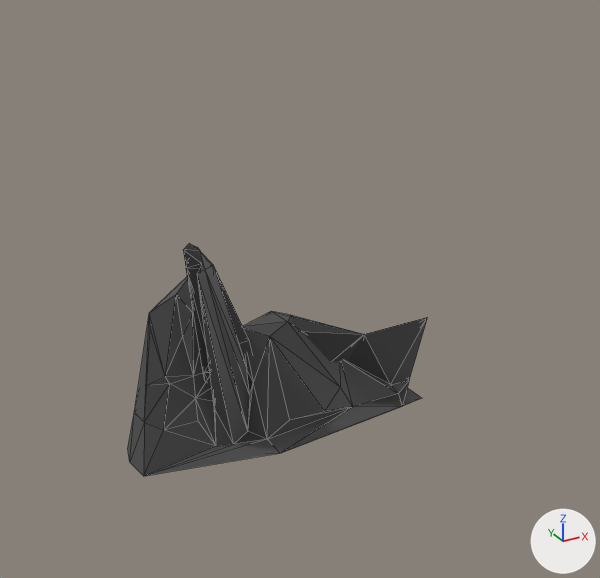
An edit to the FBX model Monster Snap/Assets/models/mountain/straight mountain.fbx, drawn before and after from the same camera.
Rendered twice from a camera (50 mm lens) standing at (-7.49, -14.51, 10.48) and looking at (0.47, -0.05, 3.25). Lighting does not change. The marker at lower right points along +X, +Y and +Z. Mesh edges are drawn as thin lines.

The scene before the commit, as lines of its bpy script (objects in view):
```python
me_cube = bpy.data.meshes.new('Cube')
me_cube.from_pydata(...)  # 103 vertices, 202 faces; spans x -1.0..1.0, y -1.3..1.0, z -58.9..1.0
me_cube.materials.append(mat_material)  # dark grey #4c4c4c
ob_cube = bpy.data.objects.new('Cube', me_cube)
ob_cube.location = (0.0, 0.0, 0.0)
ob_cube.rotation_euler = (0.0, 0.0, -3.142)  # degrees (0, 0, -180)
ob_cube.scale = (-3.5, -1.05, -0.0886)
```
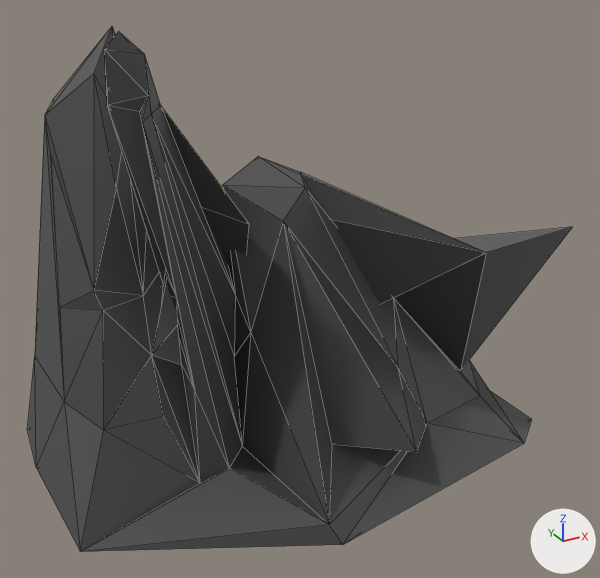
Commit message: - added big mountain model - added big mtn to scene - updated straight mountain model

Boxes (x1, y1, x2, y2) around the edits, measured in the pictures (600 x 578 px; the box of a moved part takes in the faces that stretch with it):
'Cube', surface changed, rescaled (82% wider, 125% taller)
    before: (128, 243, 427, 476)
    after: (27, 27, 572, 552)
part 1 of me_cube, moved or reshaped
    before: (146, 243, 364, 476)
    after: (81, 32, 571, 552)

The change, as a list of edits to the scene's bpy script:
```text
Change me_cube:
    used by ob_cube; location = (0.0, 0.0, 0.0); rotation_euler = (0.0, 0.0, -3.142), in degrees (0, 0, -180); scale = (-3.5, -1.05, -0.0886)
    remove me_cube.from_pydata(...)  # 103 vertices, 202 faces; spans x -1.0..1.0, y -1.3..1.0, z -58.9..1.0
    add me_cube.from_pydata(...)  # 103 vertices, 202 faces; spans x -1.0..1.0, y -0.9..1.3, z -46.4..1.0
    me_cube part 1
    6 faces are deleted
    10 vertices in x -0.7..-0.6, y -1.3..-1.0, z -57.6..-52.4 move by (0.0, 0.7, 12.6)
    3 vertices in x -0.7, y -1.2..-0.9, z -58.9..-49.4 move by (0.0, 0.7, 12.5)
    9 vertices move from x -0.5..0.6, y -0.7..0.4, z -27.0..-0.8 to x -0.5..0.6, y -0.9..1.3, z -30.7..-0.7
    6 new faces join them
Change ob_cube:
    ob_cube.scale: (-3.5, -1.05, -0.0886) -> (-5.27, -4.31, -0.195)
```
